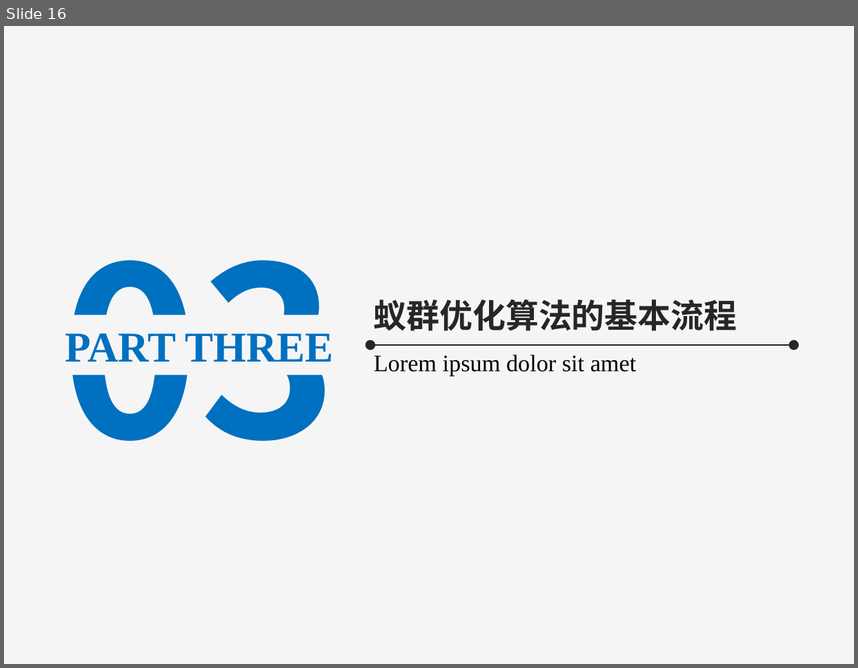
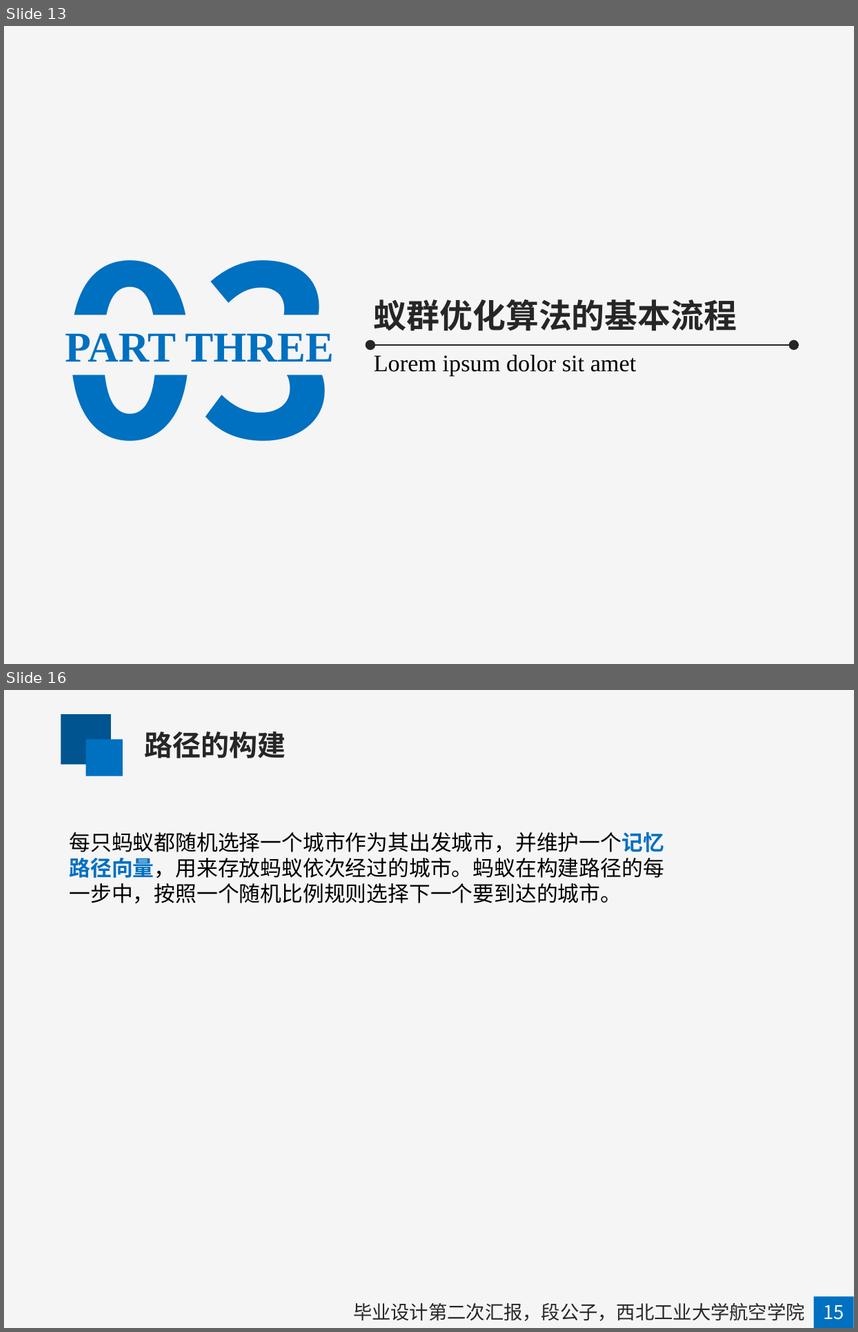
Before and after one commit to mapengfei-nwpu/ant, a slide deck: 蚁群优化算法.pptx. Shown one above the other, each under a label of ours: slide 16 before the commit, slides 13 and 16 after it; the slides between them are not shown. The pictures are 858x668 and 858x1332 pixels, drawn with LibreOffice and Linux fonts; fonts in the diff are those of the drawing. Boxes give left, top, right and bottom in pixels: in the first picture for what was removed or moved away, otherwise in the second. Text is boxed around its words. In the diff, an @@ line names an element or a change of style, - is before the commit and + after.

```diff
--- a/蚁群优化算法.pptx
+++ b/蚁群优化算法.pptx
@@ slide 16 added at (x1=4, y1=690, x2=854, y2=1328), background #F5F5F5 @@
@@ rectangle added at (x1=61, y1=715, x2=111, y2=765), fill #005490 @@
@@ rectangle added at (x1=85, y1=739, x2=122, y2=776), fill #0070C0 @@
@@ text added at (x1=144, y1=731, x2=286, y2=758), 24 pt, text #262626, bold @@
+路径的构建
@@ text added at (x1=69, y1=831, x2=664, y2=903), 18 pt, text #000000 @@
+每只蚂蚁都随机选择一个城市作为其出发城市，并维护一个记忆路径向量，用来存放蚂蚁依次经过的城市。蚂蚁在构建路径的每一步中，按照一个随机比例规则选择下一个要到达的城市。
@@ text added at (x1=353, y1=1303, x2=805, y2=1321), 16 pt, text #262626 @@
+毕业设计第二次汇报，段公子，西北工业大学航空学院
@@ rectangle added at (x1=814, y1=1296, x2=854, y2=1328), fill #0070C0 @@
@@ text added at (x1=823, y1=1305, x2=844, y2=1319), 16 pt, text #FFFFFF @@
+15
@@ what was slide 16 is now slide 13 @@
```
Also in this commit, not shown: 4 slides changed, 4 other slides added.
